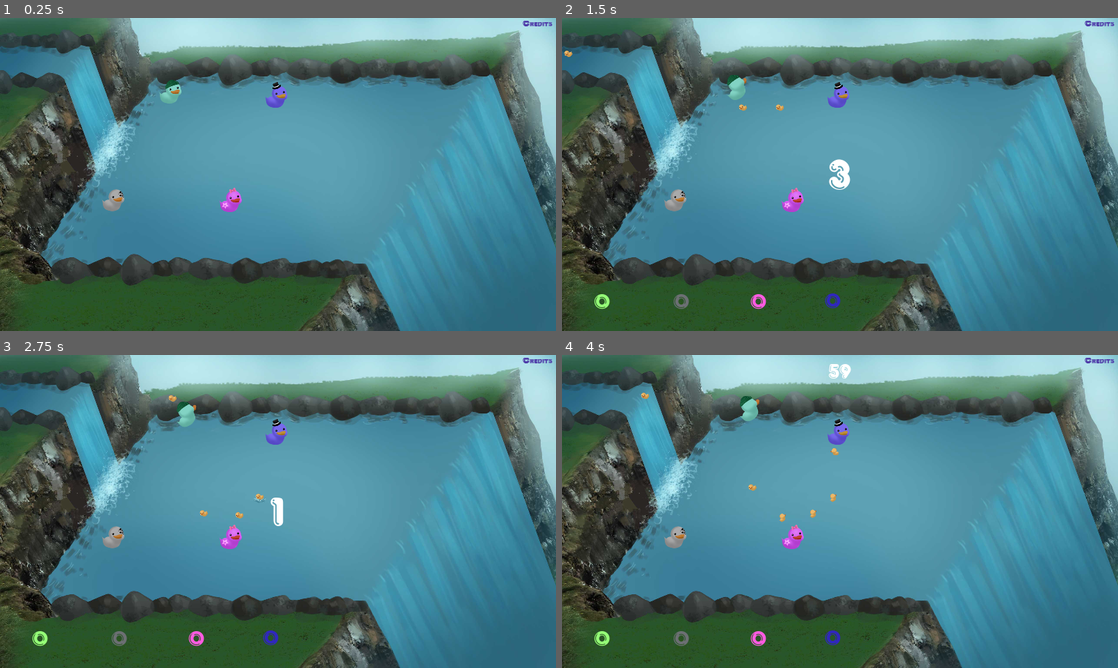
Above: before the commit, frames 1-4 (two rows, left to right).
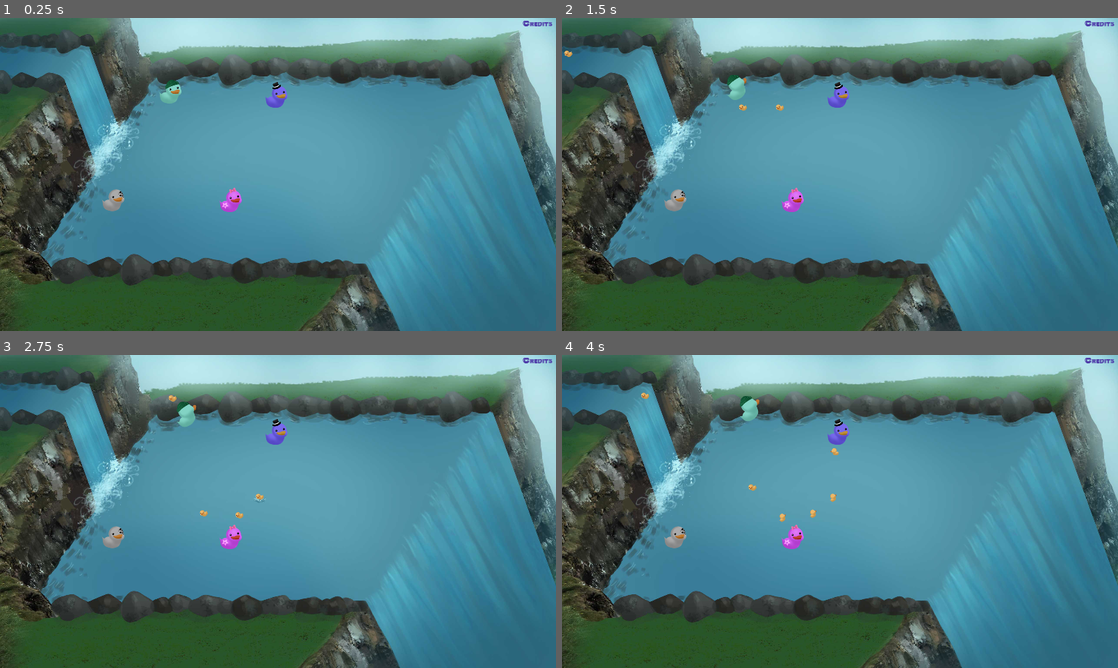
Above: after the commit, the same moments.

Repository: TeamAwesomeTOJam/ducks
Game: Godot game, scene res://Game.tscn
Two runs of this game, one before a commit and one after it. Both use one fixed random seed, a clock stepped at 60 frames per second and the inputs below.
Inputs:
- Up to frame 1 (0.25 s): no input
- Up to frame 2 (1.5 s): tap Enter (p0duck) at 0.5, 0.6, 1.35 s; hold Up (ui_up) 0.53-1.28 s
- Up to frame 3 (2.75 s): hold Up (ui_up) from 2.03 s (still down); tap Enter (p0duck) at 2.1 s
- Up to frame 4 (4 s): tap Enter (p0duck) at 2.85, 3.6 s; release Up (ui_up) at 3.53 s

The runs differ from the first frame. In frame 1, 0.8% of the frame differs, in the area x 13-92%, y 17-83%; in frame 2, 1.4%, in the area x 5-92%, y 17-94%; in frame 3, 1.3%; in frame 4, 1.3%.

Commit message:
fix spawn arcs

Diff:
--- a/Credits.tscn
+++ b/Credits.tscn
@@ -86,6 +86,7 @@
 position = Vector2( 1870.98, 2773.31 )
 frames = SubResource( 2 )
 animation = "default"
+frame = 1
 playing = true
 
 [node name="Theme" type="AnimatedSprite" parent="ScrollingCredits" index="2"]
--- a/FollowingDuck.tscn
+++ b/FollowingDuck.tscn
@@ -43,10 +43,10 @@
 collision_layer = 0
 collision_mask = 0
 mode = 0
-mass = 0.1
-friction = 1.0
+mass = 0.01
+friction = 0.0
 bounce = 0.0
-gravity_scale = 1.0
+gravity_scale = 0.0
 custom_integrator = false
 continuous_cd = 0
 contacts_reported = 0
@@ -54,7 +54,7 @@
 sleeping = false
 can_sleep = true
 linear_velocity = Vector2( 0, 0 )
-linear_damp = 3.0
+linear_damp = 2.0
 angular_velocity = 0.0
 angular_damp = -1.0
 script = ExtResource( 1 )
--- a/Game.gd
+++ b/Game.gd
@@ -129,9 +129,10 @@
     update_time(delta)
     update_hud()
 
-    # TODO: REMOVE THIS AT SOME POINT, OR DON'T I'M NOT THE BOSS OF YOU.
-    if state == STATE.idle && Input.is_action_pressed('ui_up'):
-        pre_game()
+    if state == STATE.idle:
+        for i in range(0, 3):
+            if Input.is_joy_button_pressed(i, JOY_START):
+                pre_game()
 
     if Input.is_action_just_pressed('p0duck'):
         spawn_duck()
--- a/Game.tscn
+++ b/Game.tscn
@@ -58,7 +58,7 @@
 
 frames = SubResource( 1 )
 animation = "loop"
-frame = 1
+frame = 4
 playing = true
 offset = Vector2( 1280, 720 )
 _sections_unfolded = [ "Z Index" ]
--- a/Player.gd
+++ b/Player.gd
@@ -206,10 +206,10 @@
         wait = false
         return
 
-    if self.position.x < spawn_destination.x:
-        var vector = Vector2(1, 0.05).normalized()
+    if self.position.x < spawn_destination.x - 400:
+        var vector = Vector2(1, 0.2).normalized()
         self.set_linear_velocity(vector * 900)
-    elif self.position.y < spawn_destination.y:
+    elif self.position.y < spawn_destination.y and self.position.x < spawn_destination.x:
         var vector = (spawn_destination - self.position).normalized()
         self.set_linear_velocity(vector * 1200)
     else:
